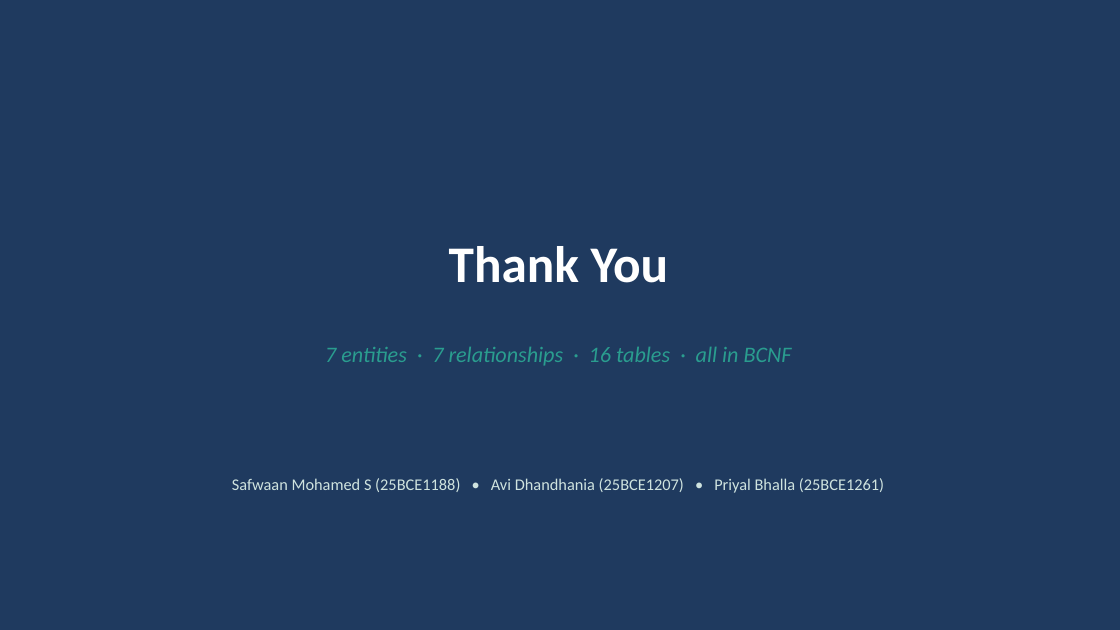
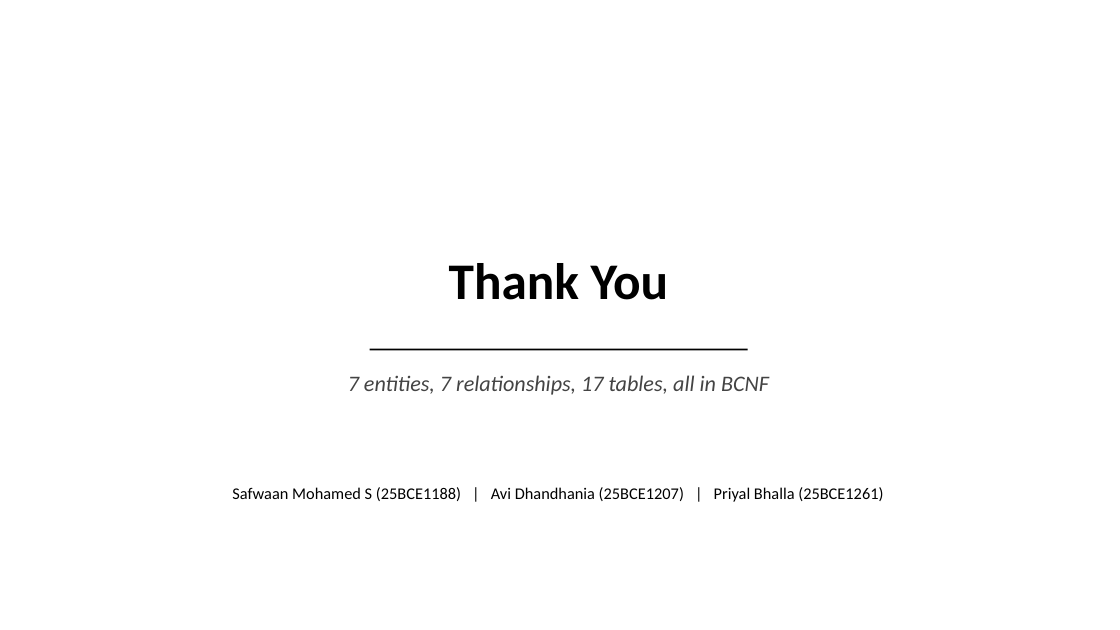
Before and after one commit to AviDhandhania/warehouse-supply-chain-dbms, a slide deck: slide 33 of presentation/DA1_Presentation.pptx (slide 22 before the commit). Drawn at 1120x630 pixels with LibreOffice and Linux fonts; fonts in the diff are those of the drawing. Boxes give left, top, right and bottom in pixels: in the first picture for what was removed or moved away, otherwise in the second. Text is boxed around its words. In the diff, an @@ line names an element or a change of style, - is before the commit and + after.

```diff
--- a/presentation/DA1_Presentation.pptx
+++ b/presentation/DA1_Presentation.pptx
@@ background #1F3A5F to #FFFFFF @@
@@ text "Thank You": place and size @@
-text "Thank You" at bbox=[449, 246, 669, 283]
+text "Thank You" at bbox=[449, 263, 669, 300]
@@ text "Thank You" at bbox=[449, 263, 669, 300]: text colour #FFFFFF to #000000 @@
@@ rectangle added at bbox=[370, 349, 748, 350], fill #000000 @@
@@ text at bbox=[348, 375, 769, 395]: text changed; text colour #2A9D8F to #444444 @@
-7 entities · 7 relationships · 16 tables · all in BCNF
+7 entities, 7 relationships, 17 tables, all in BCNF
@@ text at bbox=[232, 487, 883, 502]: text changed; text colour #CFE3DF to #000000 @@
-Safwaan Mohamed S (25BCE1188) • Avi Dhandhania (25BCE1207) • Priyal Bhalla (25BCE1261)
+Safwaan Mohamed S (25BCE1188) | Avi Dhandhania (25BCE1207) | Priyal Bhalla (25BCE1261)
```
Also in this commit, not shown: 16 other slides changed, 16 slides added, 5 slides removed, 14 other files.
